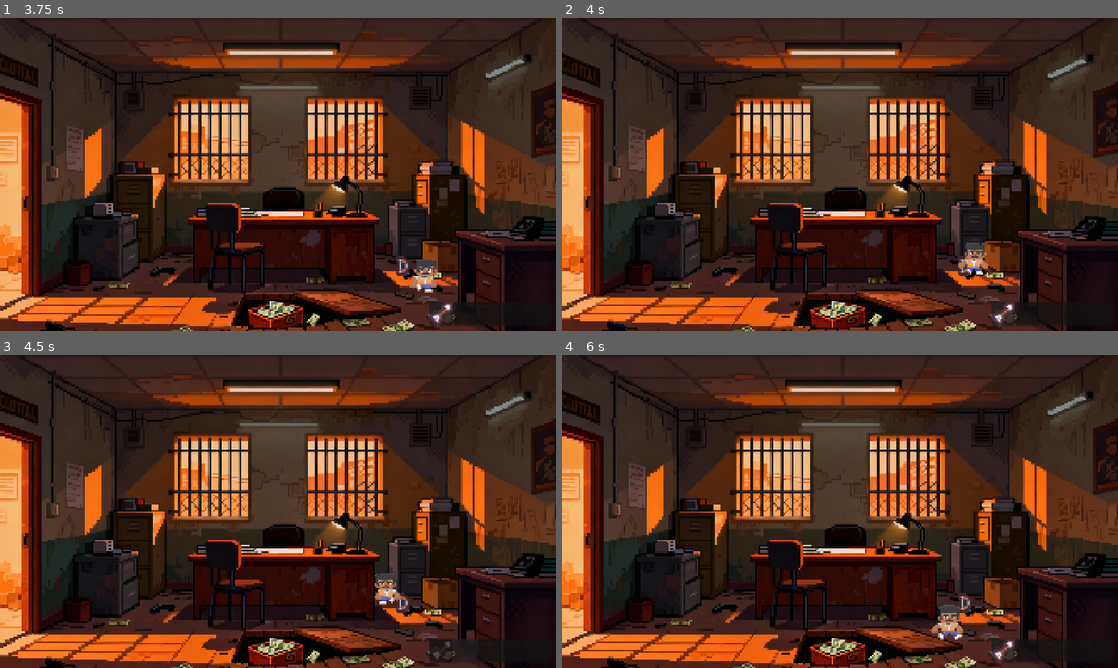
Above: before the commit, frames 1-4 (two rows, left to right).
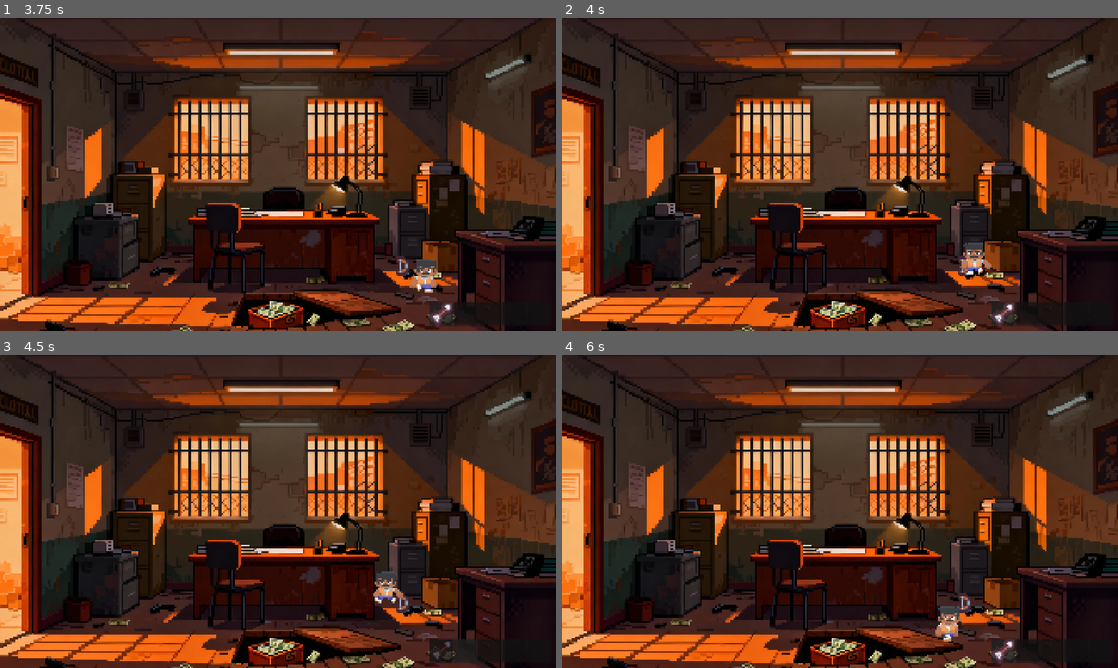
Above: after the commit, the same moments.

Repository: oliwiatarent/godot_game
Game: Godot game, scene res://main.tscn
Two runs of this game, one before a commit and one after it. Both use one fixed random seed, a clock stepped at 60 frames per second and the inputs below.
Inputs (mouse positions are in pixels of both pictures, inside the frame that each line leads up to):
- Up to frame 1 (3.75 s): tap Enter at 0.5 s; move the mouse to (166, 265) at 0.52 s; hold D (move_right) 0.53-1.28 s; tap E (action) at 0.6, 1.55, 2.85 s; click (166, 265) at 0.8 s; move the mouse to (400, 265) at 1.27 s; hold S (move_down) 1.28-2 s; click (400, 265) at 1.35 s; click "X" at 2 s; tap Space at 2.75 s; move the mouse to (333, 105) at 2.77 s; hold D (move_right) 2.78-3.53 s; click (333, 105) at 3.05 s; move the mouse to (250, 237) at 3.52 s; hold W (move_up) from 3.53 s (still down); click (250, 237) at 3.6 s
- Up to frame 2 (4 s): keep holding W (move_up); tap E (action) at 3.8 s
- Up to frame 3 (4.5 s): move the mouse to (444, 558) at 4.27 s; release W (move_up) at 4.28 s; hold A (move_left) from 4.28 s (still down); tap Mouse wheel up (next_item) at 4.35 s
- Up to frame 4 (6 s): click (1006, 558) at 4.55 s; move the mouse to (673, 464) at 5.02 s; tap Mouse wheel down (prev_item) at 5.1 s; click (673, 464) at 5.17 s; tap E (action) at 5.3, 5.85 s; move the mouse to (867, 511) at 5.77 s; release A (move_left) at 5.78 s; hold S (move_down) from 5.78 s (still down)

Frame 1 is identical in both runs. In frame 2, 0.2% of the frame differs, in the area x 71-78%, y 71-82%; in frame 3, 0.2%; in frame 4, 0.3%, in the area x 66-73%, y 79-92%.

Commit message:
Poruszanie przy klikaniu w niedostępne obszary + poprawki

Diff:
--- a/players/player.gd
+++ b/players/player.gd
@@ -2,15 +2,20 @@
 
 @export_group("Movement")
 @export var speed = 400
+# Wykrywanie zablokowania postaci
+@export var max_stuck_frames = 1
+@export var min_movement_threshold = 0.001
 
 @export_group("Perspective (Scaling)")
-@export var min_scale: float = 0.5
-@export var max_scale: float = 1.5
+@export var min_scale = 0.5
+@export var max_scale = 1.5
 
-@onready var navigation_agent: NavigationAgent2D = $NavigationAgent2D
+@onready var navigation_agent = $NavigationAgent2D
 var screen_height
 var is_navigating_with_mouse = false
 var is_walking_disabled = false
+var last_position = Vector2.ZERO
+var stuck_frame_count = 0
 
 func _ready():
 	var screen_size = get_viewport_rect().size
@@ -20,7 +25,7 @@
 	EventBus.enable_walking.connect(_on_enable_walking)
 
 	#navigation_agent.path_desired_distance = 4.0
-	#navigation_agent.target_desired_distance = 4.0
+	#navigation_agent.target_desired_distance = 30.0
 
 
 func _physics_process(_delta):
@@ -37,10 +42,15 @@
 	var keyboard_input := Input.get_vector("move_left", "move_right", "move_up", "move_down")
 
 	if Input.is_action_just_pressed("left_mouse_click"):
-		navigation_agent.target_position = get_global_mouse_position()
+		var mouse_pos = get_global_mouse_position()
 
-		if (navigation_agent.is_target_reachable()):
-			is_navigating_with_mouse = true
+		var map = get_world_2d().navigation_map
+		var closest_point = NavigationServer2D.map_get_closest_point(map, mouse_pos)
+
+		navigation_agent.target_position = closest_point
+		is_navigating_with_mouse = true
+		stuck_frame_count = 0
+
 
 	if keyboard_input != Vector2.ZERO:
 		is_navigating_with_mouse = false
@@ -55,14 +65,28 @@
 	else:
 		velocity = Vector2.ZERO
 
+	move_and_slide()
+	update_perspective_scale()
+
+	if is_navigating_with_mouse:
+		var moved_distance = global_position.distance_to(last_position)
+
+		if moved_distance < min_movement_threshold:
+			stuck_frame_count += 1
+			if stuck_frame_count == max_stuck_frames:
+				is_navigating_with_mouse = false
+				velocity = Vector2.ZERO
+				stuck_frame_count = 0
+		else:
+			stuck_frame_count = 0
+
+	last_position = global_position
+
 	if velocity.length() > 0:
 		$Animation.play()
 		$Animation.flip_h = velocity.x < 0
 	else:
 		$Animation.stop()
-
-	move_and_slide()
-	update_perspective_scale()
 
 
 func update_perspective_scale():
--- a/rooms/office/office.tscn
+++ b/rooms/office/office.tscn
@@ -10,7 +10,6 @@
 vertices = PackedVector2Array(850.0625, 962.14844, 1566, 1013.85156, 1665.8203, 1070, 10, 1070, 129.1875, 970.34375, 22 …(262 unchanged characters)…
 polygons = Array[PackedInt32Array]([PackedInt32Array(0, 1, 2, 3, 4, 5, 6, 7), PackedInt32Array(8, 9, 10), PackedInt32Ar …(272 unchanged characters)…
 outlines = Array[PackedVector2Array]([PackedVector2Array(0, 880, 80, 880, 80, 952, 128, 960, 224, 920, 304, 920, 328, 9 …(195 unchanged characters)…
-agent_radius = 20.0
 
 [node name="Office" type="Node" unique_id=1154915183]
 
